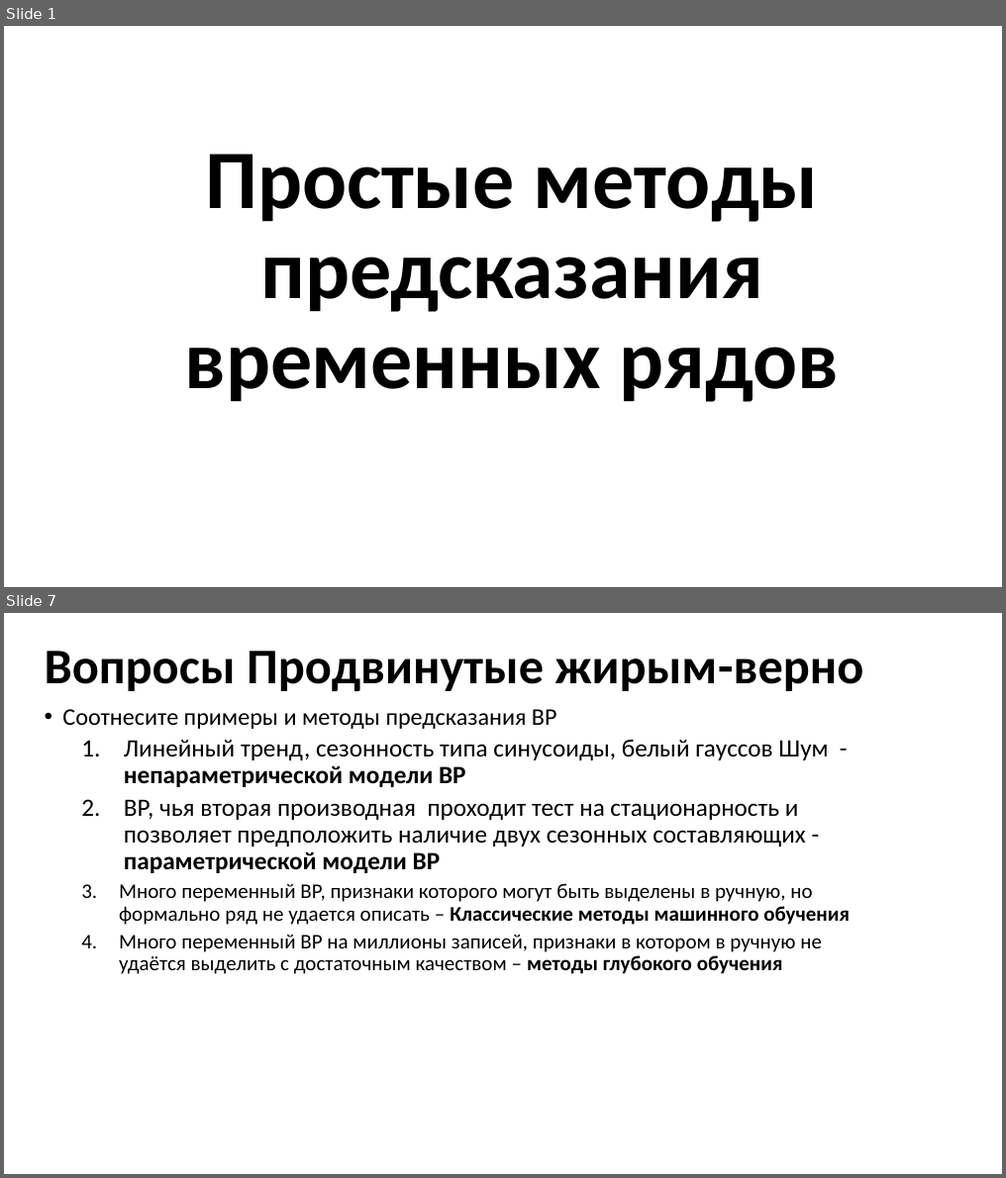
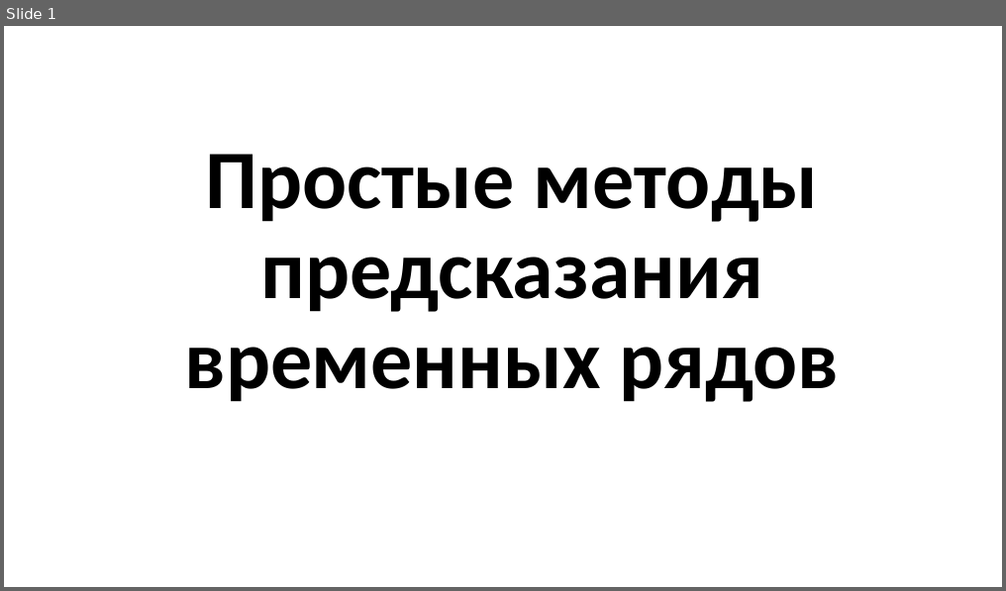
Before and after one commit to MVRonkin/TimeSeriesCourse, a slide deck: 2024/Lec/Юнит 6 - методы предсказания ВР.pptx. Shown one above the other, each under a label of ours: slides 1 and 7 before the commit, slide 1 after it; the slides between them are not shown. The pictures are 1006x1178 and 1006x591 pixels, drawn with LibreOffice and Linux fonts; fonts in the diff are those of the drawing. Boxes give left, top, right and bottom in pixels: in the first picture for what was removed or moved away, otherwise in the second. Text is boxed around its words. In the diff, an @@ line names an element or a change of style, - is before the commit and + after.

```diff
--- a/2024/Lec/Юнит 6 - методы предсказания ВР.pptx
+++ b/2024/Lec/Юнит 6 - методы предсказания ВР.pptx
@@ slide 7 removed at (4,613,1002,1174), background #FFFFFF @@
@@ title removed at (45,651,864,691) @@
-Вопросы Продвинутые жирым-верно
@@ text removed at (62,709,849,974) @@
-• Соотнесите примеры и методы предсказания ВР
-  1. Линейный тренд, сезонность типа синусоиды, белый гауссов Шум - непараметрической модели ВР
-  2. ВР, чья вторая производная проходит тест на стационарность и позволяет предположить наличие двух сезонных составляющих - параметрической модели ВР
-  3. Много переменный ВР, признаки которого могут быть выделены в ручную, но формально ряд не удается описать – Классические методы машинного обучения
-  4. Много переменный ВР на миллионы записей, признаки в котором в ручную не удаётся выделить с достаточным качеством – методы глубокого обучения
```
Also in this commit, not shown: 4 slides changed, 1 slide added, 1 other slide removed, 22 other files.
